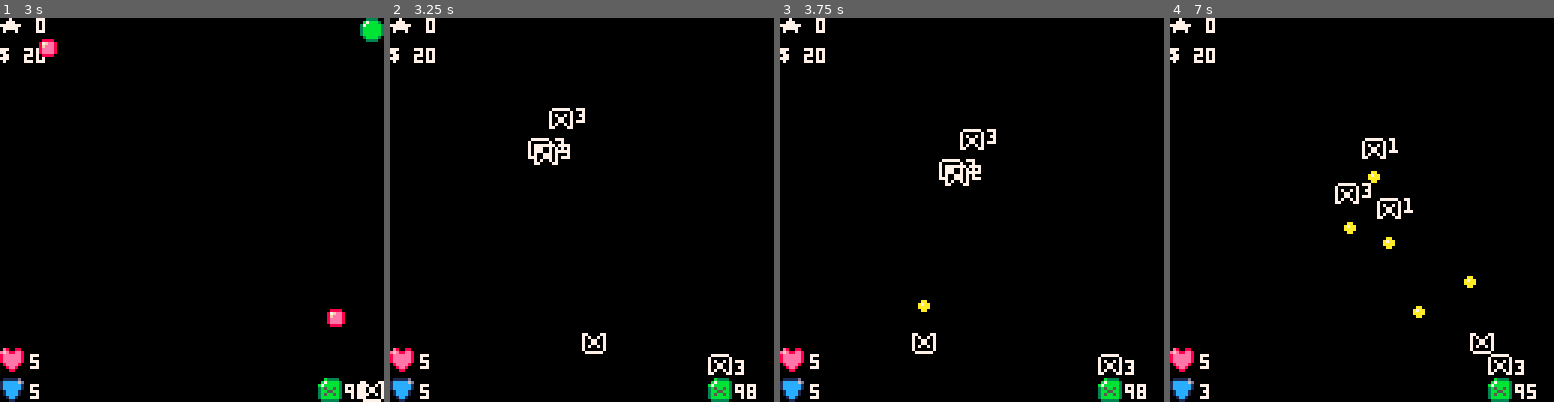
Above: before the commit, frames 1-4 (left to right).
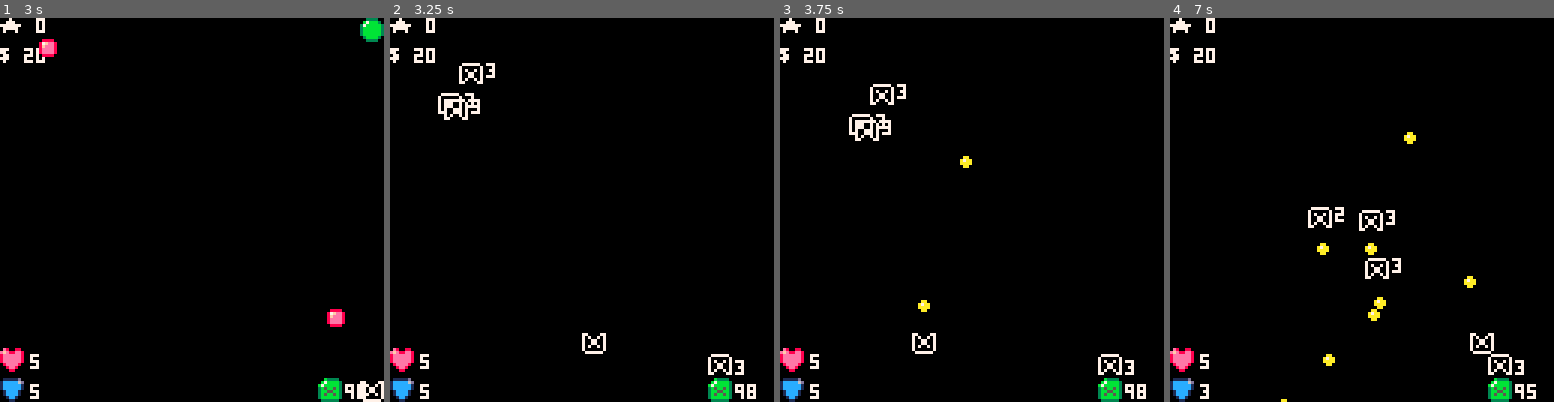
Above: after the commit, the same moments.

Repository: NinetiesPaul/Orion-s-Defender
Game: PICO-8 cartridge orionsdefender.p8
Two runs of this game, one before a commit and one after it. Both use one fixed random seed, a clock stepped at 60 frames per second and the inputs below.
Inputs:
- Up to frame 1 (3 s): tap X (X key) at 0.33, 1.07, 1.85, 2.97 s; tap O (Z key) at 0.7, 1.7, 2.1, 2.5, 2.9 s; hold Right 1.6-2.1 s; hold Up 2.15-2.42 s; hold Right from 2.47 s (still down)
- Up to frame 2 (3.25 s): release Right at 3.03 s; hold Left from 3.08 s (still down)
- Up to frame 3 (3.75 s): tap O (Z key) at 3.3, 3.7 s; release Left at 3.58 s; hold Down from 3.63 s (still down)
- Up to frame 4 (7 s): release Down at 3.97 s; hold Right 4.02-4.68 s; tap X (X key) at 4.08, 5.2, 6.32 s; tap O (Z key) every 0.4 s from 4.1 to 6.9 s; hold Up 4.73-5.03 s; hold Left 5.08-5.68 s; hold Down 5.73-6.03 s; hold Right 6.08-6.58 s; hold Right from 6.63 s (still down)

Frame 1 is identical in both runs. In frame 2, 1.3% of the frame differs, in the area x 12-51%, y 11-39%; in frame 3, 1.3%; in frame 4, 2.1%, in the area x 28-67%, y 29-100%.

Commit message:
changed sprites; added hit animation, added sprites

Diff:
--- a/orionsdefender.p8
+++ b/orionsdefender.p8
@@ -2,7 +2,12 @@
 version 27
 __lua__
 --general code
-ship_image = 017
+threat_level = 006
+threat_level_1 = {006,007,008}
+threat_level_2 = {022,023,024}
+threat_level_3 = {038,0383,040}
+
+ship_spr = 017
 ship_x = 64
 ship_y = 120
 fuel = 101
@@ -27,25 +32,23 @@
 enemy_count = 0
 
 function _draw()
+ cls()
+
  if battling == false then
-  cls()
   draw_ui()
-		spr(ship_image,ship_x,ship_y)
-		threat_level = 006
-		if (difficulty == 2) threat_level = 022
-		if (difficulty == 3) threat_level = 038
-  spr(threat_level,120,0)
+  draw_threat()
+
+		spr(ship_spr,ship_x,ship_y)
 
   foreach(encounters, draw_encounter)
  end
  if battling == true then
-  cls()
   draw_ui()
-  spr(016,106,112)
-  print(enemy_count,115,114)
-  spr(ship_image,ship_x,ship_y)
-
+  if (clock % 5 == 0 and ship_spr == 033) ship_spr = 017
   if (clock % 30 == 0) create_enemy_bullet()
+
+  spr(ship_spr,ship_x,ship_y)
+
   foreach(enemies, draw_enemy)
   foreach(enemy_bullets, draw_enemy_bullet)
   foreach(bullets, draw_bullet)
@@ -74,6 +77,7 @@
  clock+=1
  move()
  fire()
+ update_threat()
  if (rewards != true) fuel-=fuel_comsumption
  if (clock % 30 == 0 and battling == false and rewards == false) create_encounter()
  foreach(enemies, move_enemy)
@@ -99,12 +103,13 @@
 
  for enemy_count = enemy_count,0,-1 do
   local enemy = {}
-  enemy.x = flr(rnd(30))+30
-  enemy.y = flr(rnd(30))+30
+  enemy.spr = 016
+  enemy.x = flr(rnd(15))+15
+  enemy.y = flr(rnd(15))+15
   enemy.sx = enemy.x
   enemy.sy = enemy.y
-  enemy.lx = enemy.x+rnd(20)+20
-  enemy.ly = enemy.y+rnd(20)+20
+  enemy.lx = enemy.x+rnd(30)+30
+  enemy.ly = enemy.y+rnd(30)+30
   enemy.move_forward = true
   enemy.health = 3 * difficulty
   dy = flr(rnd(4))
@@ -150,15 +155,29 @@
 end
 
 function draw_ui()
-  print("★ " .. score,0,0, 7)
-  print("$ " .. scraps,0,10)
-
-  spr(003,0,110)
-  print(health,10,112)
-  spr(004,0,120)
-  print(armor,10,122)
-  spr(005,106,120)
-  print(flr(fuel),115,122)
+ print("★ " .. score,0,0, 7)
+ print("$ " .. scraps,0,10)
+
+ spr(003,0,110)
+ print(health,10,112)
+ spr(004,0,120)
+ print(armor,10,122)
+ spr(005,106,120)
+ print(flr(fuel),115,122)
+
+ if battling == true then
+ 	spr(016,106,112)
+ 	print(enemy_count,115,114)
+ end
+end
+
+function update_threat()
+	if (difficulty == 2) threat_level = 022
+	if (difficulty == 3) threat_level = 038
+end
+
+function draw_threat()
+	spr(threat_level,120,0)
 end
 -->8
 --encounters
@@ -216,6 +235,7 @@
      e.y >= b.y-4 and
      e.y <= b.y+6 then
    e.health -= bullet_damage
+   e.spr = 032
   	del(bullets,b)
 
    if (e.health <= 0) then
@@ -247,10 +267,10 @@
 end
 
 function draw_enemy(e)
- spr(016,e.x,e.y)
-
-
+ spr(e.spr,e.x,e.y)
  print(e.health,e.x+9,e.y)
+
+ if (clock % 5 == 0 and e.spr == 032) e.spr = 016
  --endpoint = e.x+16
  --line(e.x+8,e.y,endpoint,e.y, 11)
 end
@@ -267,6 +287,8 @@
     eb.y >= ship_y-4 and
     eb.y <= ship_y+6 then
   del(enemy_bullets,eb)
+  ship_spr = 033
+
   if (armor == 0) health-=eb.damage
   if (armor > 0) then
   	armor-=eb.damage
Not shown, changed: 24 lines of the sprite sheet (__gfx__) section of orionsdefender.p8
